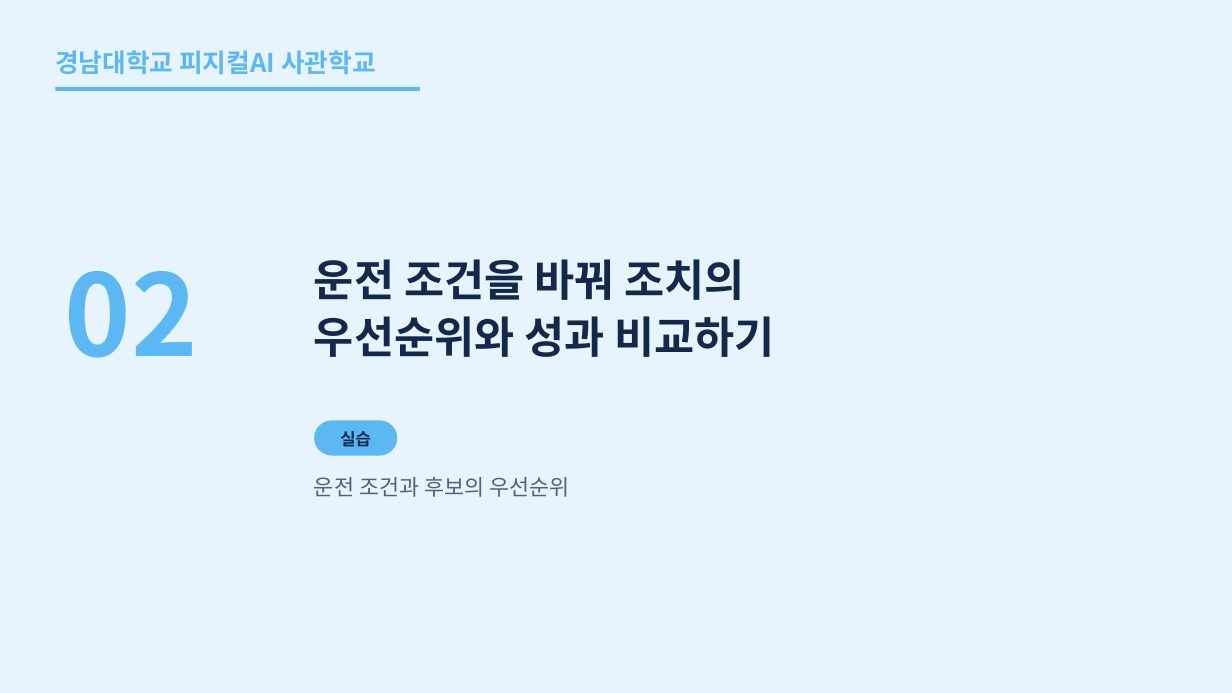
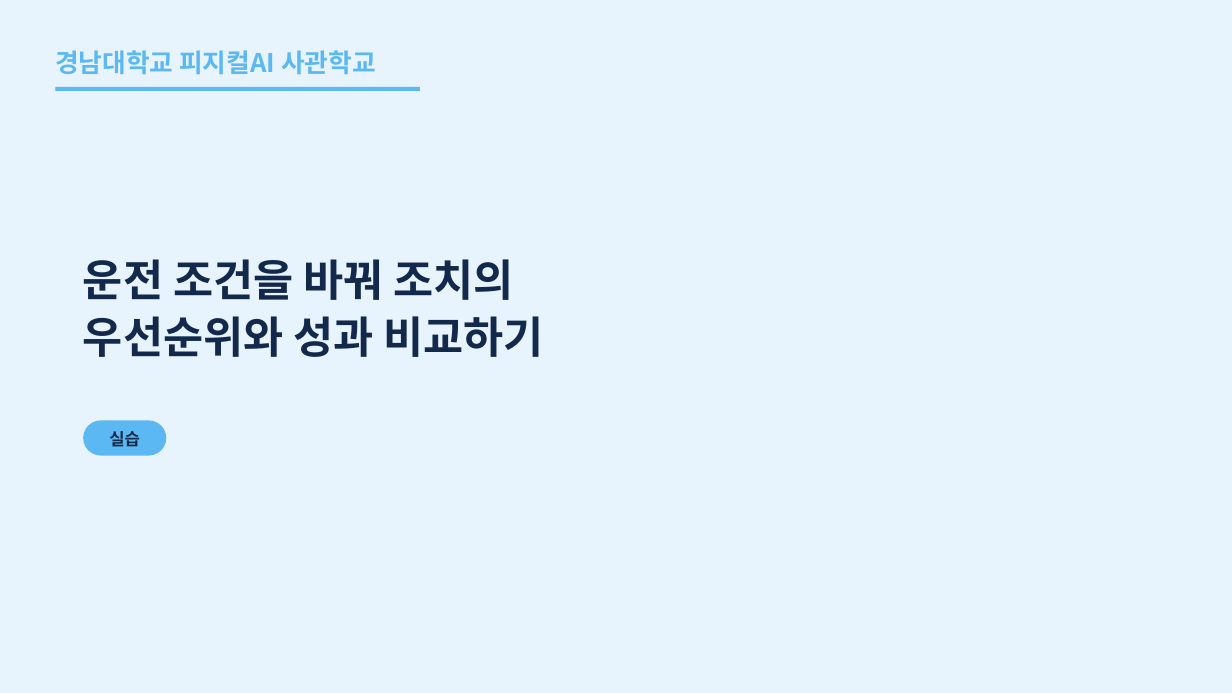
Before and after one commit to uengine-oss/hyd-iot-edu, a slide deck: slide 20 of workspace/강의제작/산출물/실전반/이론/03회차/실전반_03일차.pptx (slide 19 before the commit). Drawn at 1232x693 pixels with LibreOffice and Linux fonts; fonts in the diff are those of the drawing. Boxes give left, top, right and bottom in pixels: in the first picture for what was removed or moved away, otherwise in the second. Text is boxed around its words. In the diff, an @@ line names an element or a change of style, - is before the commit and + after.

Commit message:
실전반 3회차 덱 U1~U3(1~23장) 새 판 — 통합 3회차 U3 원본으로 성과 평가 단원을 다시 쓰고 실습1 · 2 소개를 지금 랩대로, 단원마다 독립 검토 지적(3 · 2 · 6건) 고침 · 남은일에 실전 3회차 32 · 33행 미충족 · 동기화.py pull이 이미 없는 파일을 지우다 멈추던 결함

```diff
--- a/workspace/강의제작/산출물/실전반/이론/03회차/실전반_03일차.pptx
+++ b/workspace/강의제작/산출물/실전반/이론/03회차/실전반_03일차.pptx
@@ text "운전 조건을 바꿔 조치의": place and size @@
-text "운전 조건을 바꿔 조치의" at [314, 259, 774, 357]
+text "운전 조건을 바꿔 조치의" at [83, 259, 543, 357]
@@ text removed at [64, 271, 197, 358] @@
-02
@@ text "실습": place and size @@
-text "실습" at [340, 431, 371, 447]
+text "실습" at [109, 431, 140, 447]
@@ rounded rectangle: place and size @@
-rounded rectangle at [314, 421, 397, 456]
+rounded rectangle at [83, 421, 166, 456]
@@ text removed at [314, 477, 569, 497] @@
-운전 조건과 후보의 우선순위
```
Also in this commit, not shown: 61 other slides changed, 13 slides added, 12 slides removed, 4 other files.
